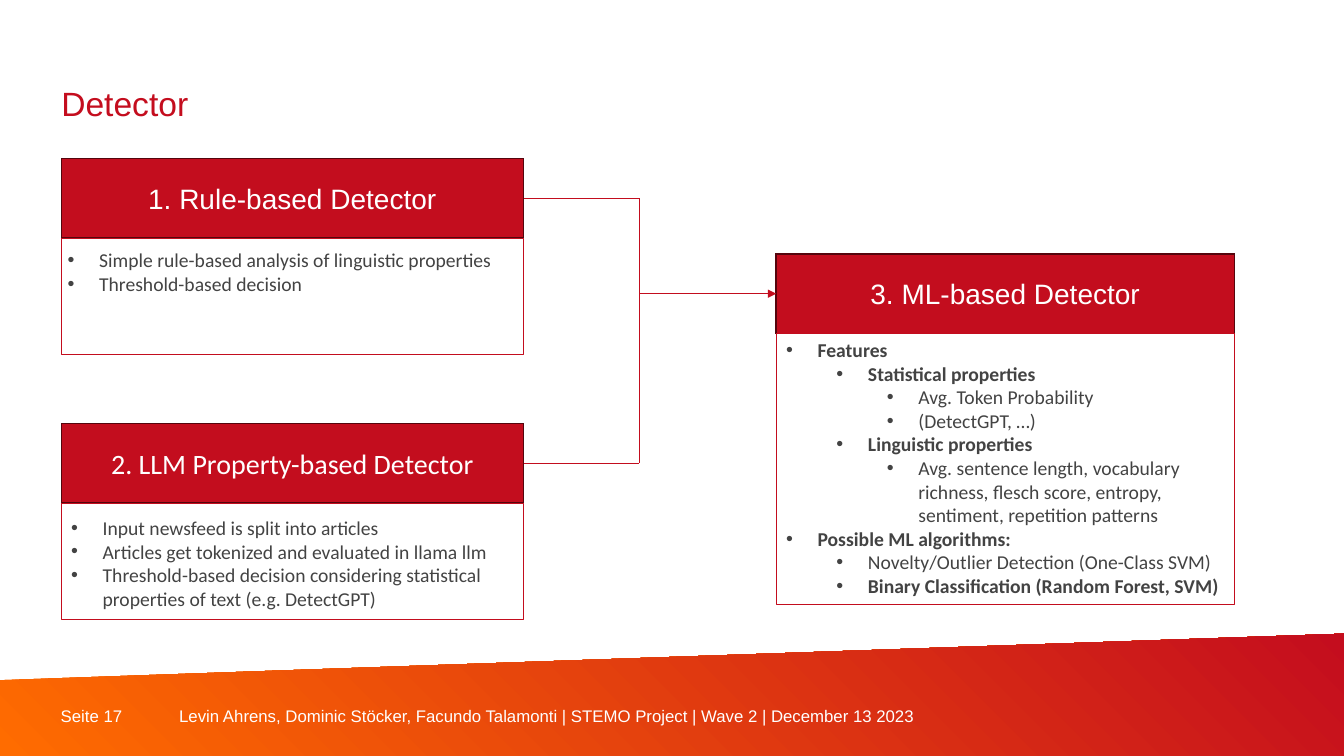
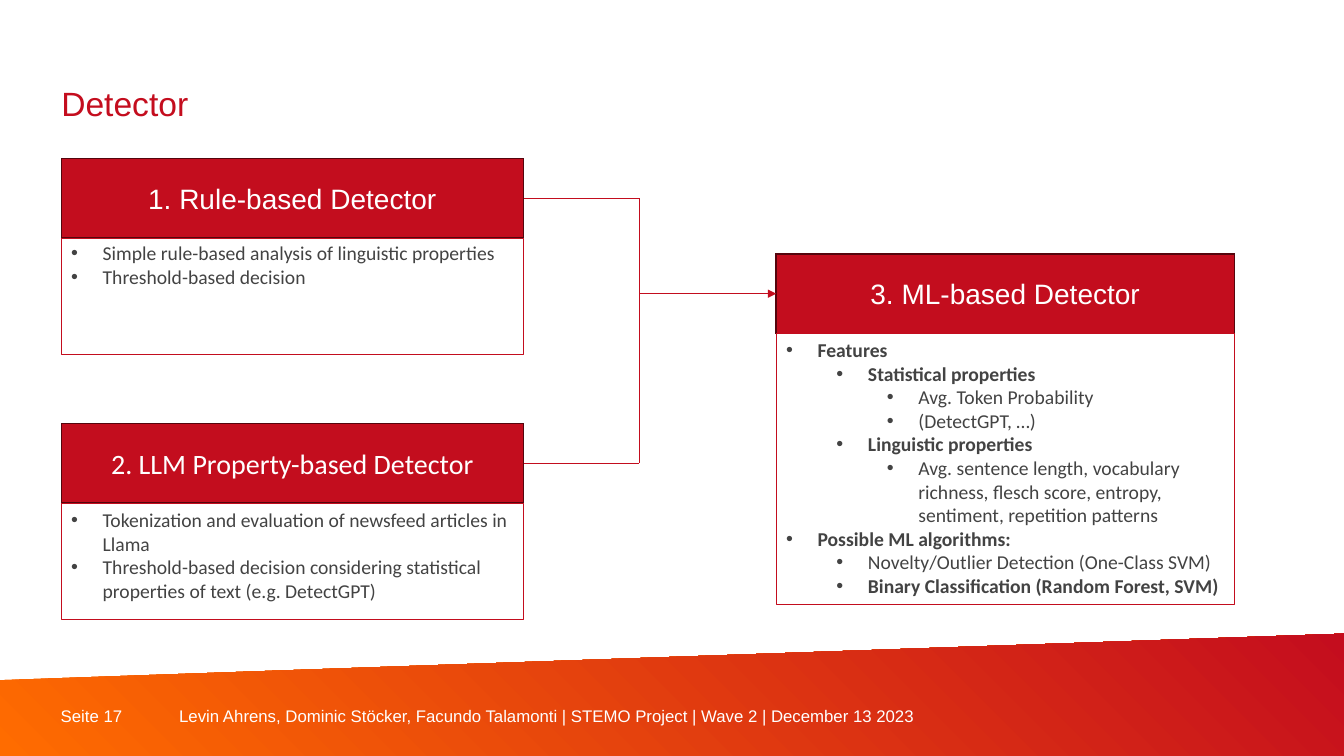
Before and after one commit to StoeckOverflow/steganography-with-llama, a slide deck: slide 17 of documentation/20231312_stemo_midterm.pptx. Drawn at 1344x756 pixels with LibreOffice and Linux fonts; fonts in the diff are those of the drawing; background and template pictures are left out. Boxes give left, top, right and bottom in pixels: in the first picture for what was removed or moved away, otherwise in the second. Text is boxed around its words. In the diff, an @@ line names an element or a change of style, - is before the commit and + after.

```diff
--- a/documentation/20231312_stemo_midterm.pptx
+++ b/documentation/20231312_stemo_midterm.pptx
@@ text "Simple rule-based analysis of linguistic ...": place and size @@
-text "Simple rule-based analysis of linguistic ..." at [99, 253, 490, 291]
+text "Simple rule-based analysis of linguistic ..." at [103, 246, 494, 284]
@@ text "Tokenization and evaluation of newsfeed ...": place and size @@
-text "Tokenization and evaluation of newsfeed ..." at [103, 521, 487, 610]
+text "Tokenization and evaluation of newsfeed ..." at [103, 513, 507, 602]
@@ text at [103, 513, 507, 551]: text changed @@
-• Input newsfeed is split into articles
-• Articles get tokenized and evaluated in llama llm
+• Tokenization and evaluation of newsfeed articles in Llama
```
Also in this commit, not shown: 1 other slide changed.
